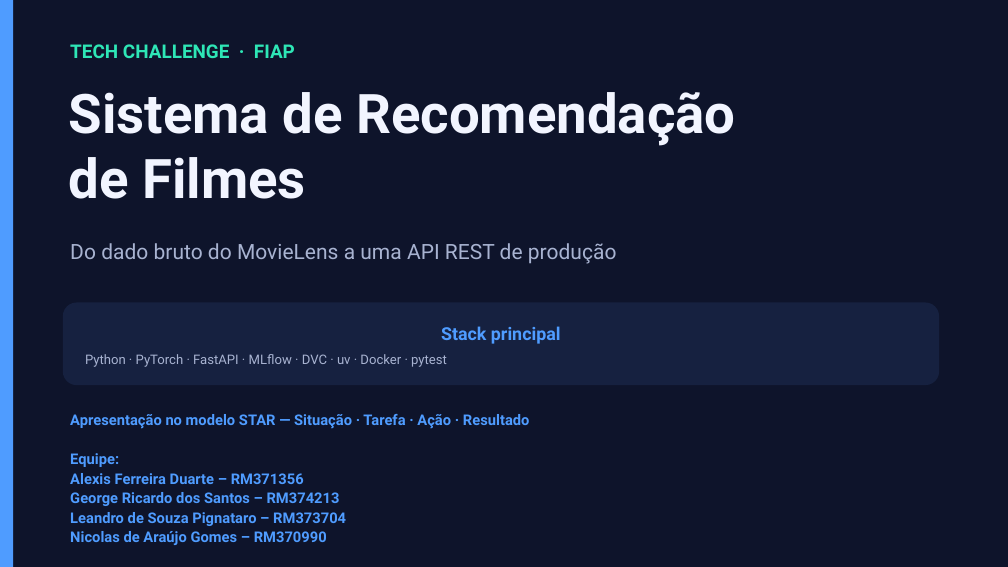
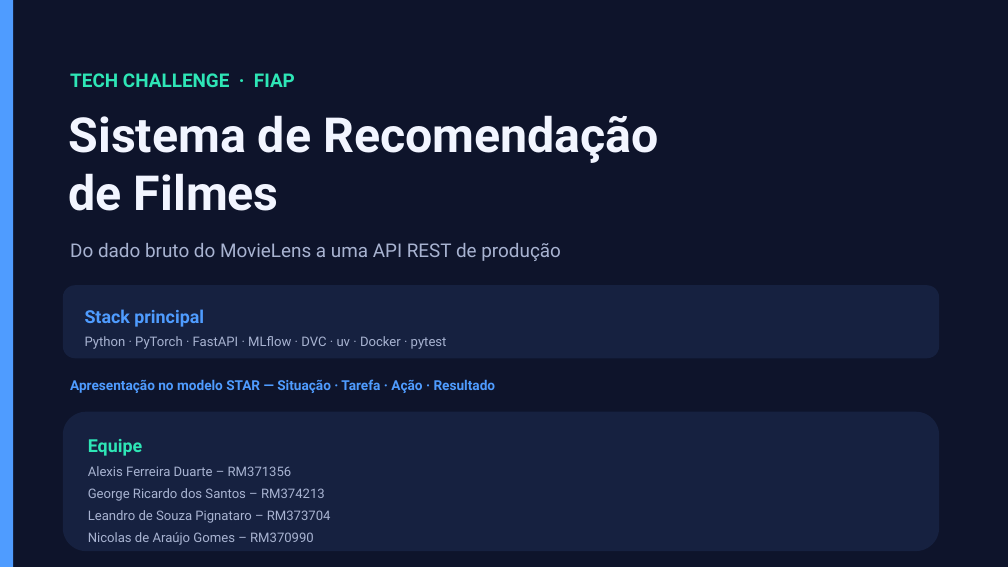
Before and after one commit to RM371356/recommendation-system, a slide deck: slide 1 of apresentacao/apresentacao_STAR.pptx. Drawn at 1008x567 pixels with LibreOffice and Linux fonts; fonts in the diff are those of the drawing. Boxes give left, top, right and bottom in pixels: in the first picture for what was removed or moved away, otherwise in the second. Text is boxed around its words. In the diff, an @@ line names an element or a change of style, - is before the commit and + after.

```diff
--- a/apresentacao/apresentacao_STAR.pptx
+++ b/apresentacao/apresentacao_STAR.pptx
@@ text "TECH CHALLENGE · FIAP": place and size @@
-text "TECH CHALLENGE · FIAP" at bbox=[70, 44, 295, 58]
+text "TECH CHALLENGE · FIAP" at bbox=[70, 73, 295, 87]
@@ text "Sistema de Recomendação": place and size @@
-text "Sistema de Recomendação" at bbox=[69, 92, 735, 199]
+text "Sistema de Recomendação" at bbox=[69, 115, 659, 211]
@@ text "Sistema de Recomendação" at bbox=[69, 115, 659, 211]: size 52 to 46 pt @@
@@ text "Do dado bruto do MovieLens ..." at bbox=[70, 243, 561, 261]: size 20 to 18 pt @@
@@ rounded rectangle "Stack principal": place and size @@
-rounded rectangle "Stack principal" at bbox=[63, 302, 939, 385]
+rounded rectangle "Stack principal" at bbox=[63, 285, 939, 358]
@@ text in rounded rectangle at bbox=[85, 309, 204, 327]: alignment centre to left @@
@@ text "Apresentação no modelo STAR — ...": place and size @@
-text "Apresentação no modelo STAR — ..." at bbox=[70, 414, 530, 545]
+text "Apresentação no modelo STAR — ..." at bbox=[70, 379, 496, 393]
@@ text "Apresentação no modelo STAR — ..." at bbox=[70, 379, 496, 393]: size 14 to 13 pt @@
@@ rounded rectangle added at bbox=[63, 412, 939, 551], fill #162140, 12.5 pt, text #A8B3D1 @@
+Equipe
+Alexis Ferreira Duarte – RM371356
+George Ricardo dos Santos – RM374213
+Leandro de Souza Pignataro – RM373704
+Nicolas de Araújo Gomes – RM370990
@@ text at bbox=[70, 453, 346, 545]: paragraphs removed @@
-Equipe:
-Alexis Ferreira Duarte – RM371356
-George Ricardo dos Santos – RM374213
-Leandro de Souza Pignataro – RM373704
-Nicolas de Araújo Gomes – RM370990
```
Also in this commit, not shown: 8 other slides changed, 2 other files.
